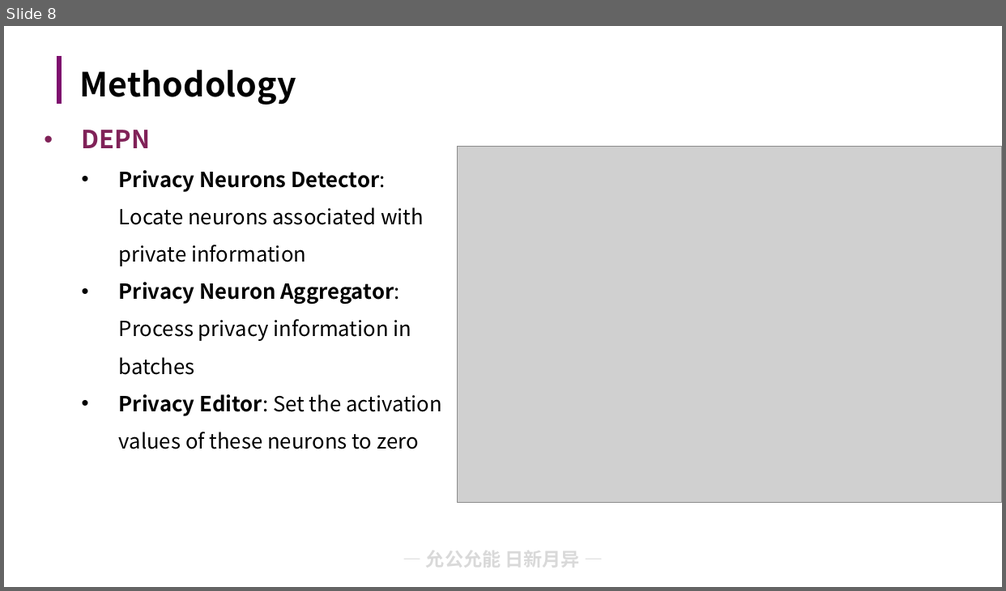
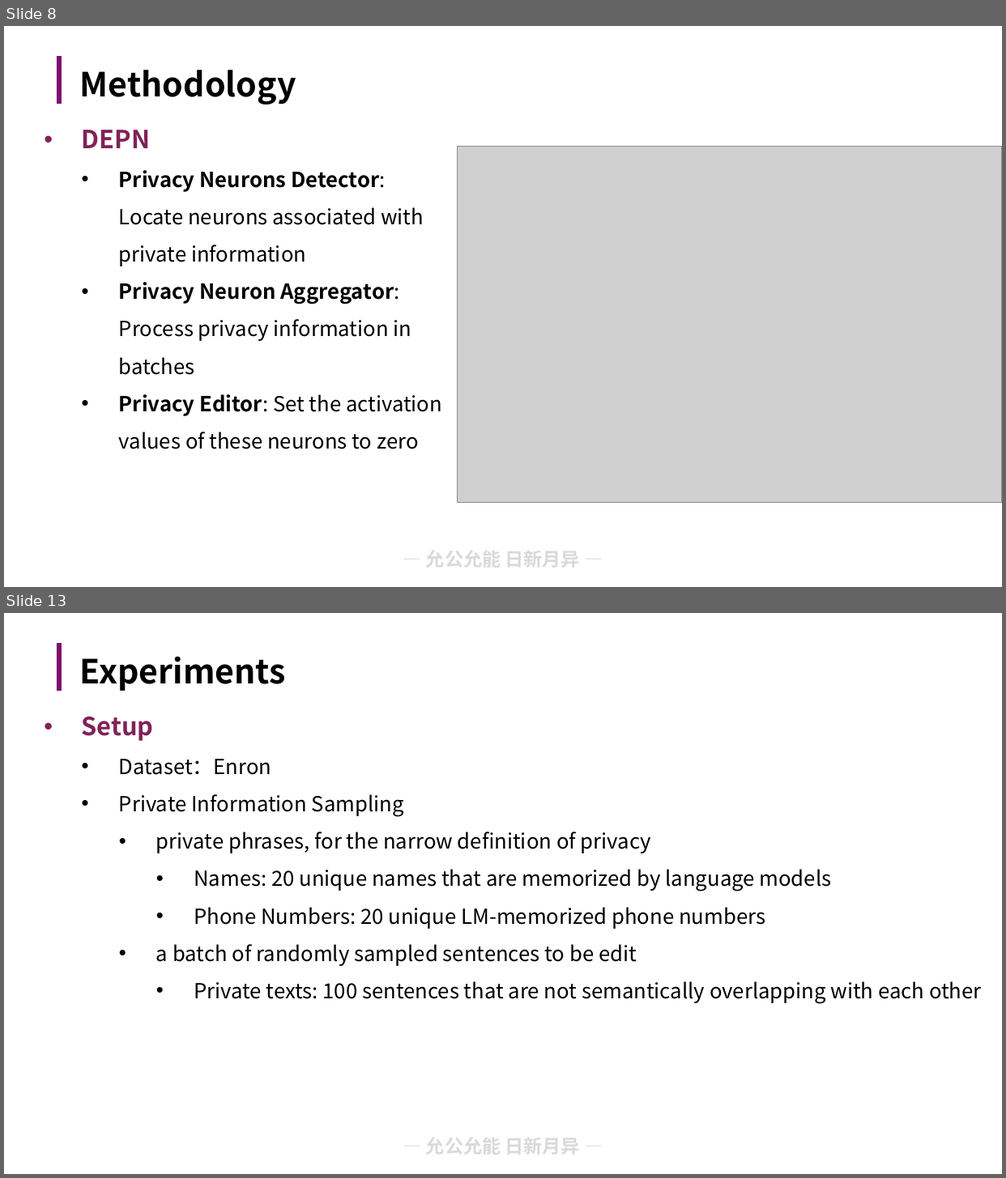
Before and after one commit to lxmliu2002/Data_Security, a slide deck: lab7/report/slides.pptx. Shown one above the other, each under a label of ours: slide 8 before the commit, slides 8 and 13 after it; the slides between them are not shown. The pictures are 1006x591 and 1006x1178 pixels, drawn with LibreOffice and Linux fonts; fonts in the diff are those of the drawing; grey boxes stand for pictures; background and template pictures are left out. Boxes give left, top, right and bottom in pixels: in the first picture for what was removed or moved away, otherwise in the second. Text is boxed around its words. In the diff, an @@ line names an element or a change of style, - is before the commit and + after.

```diff
--- a/lab7/report/slides.pptx
+++ b/lab7/report/slides.pptx
@@ slide 13 added at bbox=[4, 613, 1002, 1174], background #FFFFFF; not listed: 2 template elements that a slide beside it also shows @@
@@ title added at bbox=[80, 656, 286, 691], 32 pt, text #000000, bold @@
+Experiments
@@ text added at bbox=[82, 716, 982, 1004], 20 pt, text #000000 @@
+• Setup
+  • Dataset：Enron
+  • Private Information Sampling
+    • private phrases, for the narrow definition of privacy
+      • Names: 20 unique names that are memorized by language models
+      • Phone Numbers: 20 unique LM-memorized phone numbers
+    • a batch of randomly sampled sentences to be edit
+      • Private texts: 100 sentences that are not semantically overlapping with each other
```
Also in this commit, not shown: 2 slides changed, 7 other slides added, 2 slides removed.
